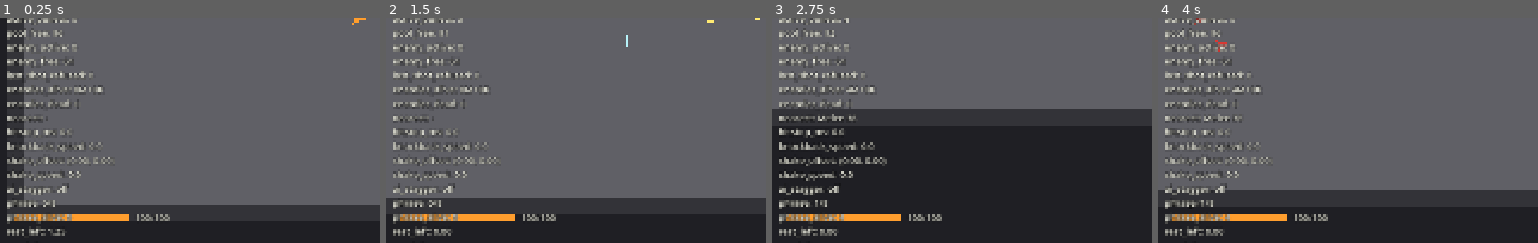
Above: before the commit, frames 1-4 (left to right).
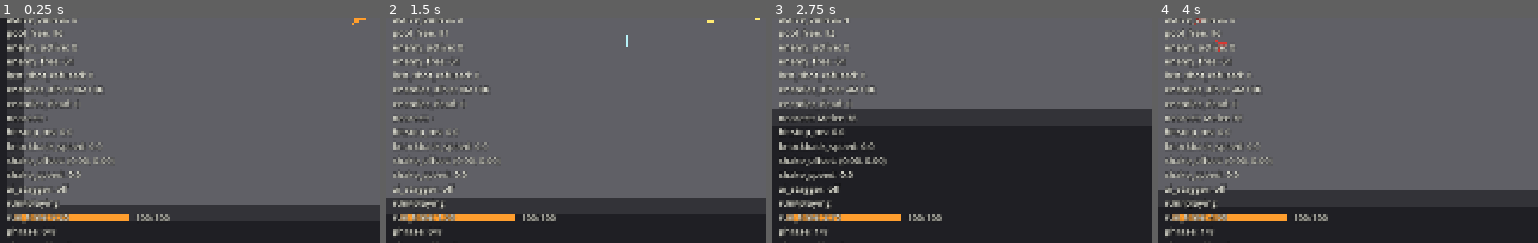
Above: after the commit, the same moments.

Repository: ZhiH2333/WPG
Game: Godot game, scene res://sandbox/combat_sandbox.tscn
The game is run twice, just before and just after one commit, with the same random seed, the same clock (stepped at 60 frames per second) and the same inputs.
Inputs (mouse positions are % of the whole screen's width and height, from its top left):
- Up to frame 1 (0.25 s): no input
- Up to frame 2 (1.5 s): move the mouse to (76, 45) at 0.52 s; press the mouse at (76, 45) at 0.53 s; hold D (move_right) 0.53-1.28 s; move the mouse to (32, 55) at 1.27 s; release the mouse at (32, 55) at 1.28 s; hold S (move_down) from 1.28 s (still down); click (32, 55) at 1.35 s
- Up to frame 3 (2.75 s): move the mouse to (63, 28) at 2.02 s; release S (move_down) at 2.03 s; press the mouse at (63, 28) at 2.03 s; hold D (move_right) from 2.03 s (still down); tap 1 (weapon_pistol) at 2.1 s
- Up to frame 4 (4 s): move the mouse to (47, 70) at 2.77 s; release D (move_right) at 2.78 s; release the mouse at (47, 70) at 2.78 s; hold W (move_up) 2.78-3.53 s; tap 3 (weapon_rifle) at 2.85 s; click (47, 70) at 3.05 s; move the mouse to (84, 65) at 3.52 s; press the mouse at (84, 65) at 3.53 s; hold A (move_left) from 3.53 s (still down); tap 2 (weapon_shotgun) at 3.6 s
The pictures show only the part of the screen within x 0-50%, y 50-100%; the shares and areas given below are measured in that part.

The runs differ from the first frame. In frame 1, 1.0% of the frame differs, in the area x 1-19%, y 80-100%; in frame 2, 1.1%; in frame 3, 1.1%; in frame 4, 1.1%.

Commit message:
:building_construction: change sandbox arch and add "phrases_done" status

Diff:
--- /dev/null
+++ b/arena/run_session.gd
@@ -0,0 +1,52 @@
+extends Node
+class_name RunSession
+
+## 本局状态：只观察玩家是否死亡、句读是否打完。禁止镜像 HP，禁止暂停场景树。
+enum Outcome { PLAYING, DEAD, CLEARED }
+
+var _player: Player
+var _encounter: EncounterPhrases
+var _outcome: Outcome = Outcome.PLAYING
+var _elapsed_sec: float = 0.0
+
+func bind_player(player: Player) -> void:
+	_player = player
+
+func bind_encounter(encounter: EncounterPhrases) -> void:
+	_encounter = encounter
+
+func restart() -> void:
+	_outcome = Outcome.PLAYING
+	_elapsed_sec = 0.0
+
+func tick(delta: float) -> void:
+	if _outcome != Outcome.PLAYING:
+		return
+	_elapsed_sec += delta
+	if _player != null and _player.is_defeated():
+		_outcome = Outcome.DEAD
+		return
+	if _encounter != null and _encounter.is_done():
+		_outcome = Outcome.CLEARED
+
+func get_outcome() -> Outcome:
+	return _outcome
+
+func is_playing() -> bool:
+	return _outcome == Outcome.PLAYING
+
+func is_player_dead() -> bool:
+	return _outcome == Outcome.DEAD
+
+func is_cleared() -> bool:
+	return _outcome == Outcome.CLEARED
+
+func get_elapsed_sec() -> float:
+	return _elapsed_sec
+
+func get_outcome_label() -> String:
+	if _outcome == Outcome.DEAD:
+		return "dead"
+	if _outcome == Outcome.CLEARED:
+		return "cleared"
+	return "playing"
--- a/debug/debug_overlay.gd
+++ b/debug/debug_overlay.gd
@@ -13,6 +13,7 @@
 var _enemy_pool: ProjectilePool
 var _enemies: Array[EnemyBase] = []
 var _encounter: EncounterPhrases
+var _run_session: RunSession
 var _fps_slot_min: PackedFloat32Array = PackedFloat32Array()
 var _fps_slot_sum: PackedFloat32Array = PackedFloat32Array()
 var _fps_slot_count: PackedInt32Array = PackedInt32Array()
@@ -54,6 +55,9 @@
 func bind_encounter(encounter: EncounterPhrases) -> void:
 	_encounter = encounter
 
+func bind_run_session(run_session: RunSession) -> void:
+	_run_session = run_session
+
 func get_fps_min_2s() -> float:
 	return _fps_min_2s
 
@@ -74,7 +78,7 @@
 	var fps: int = Engine.get_frames_per_second()
 	var velocity: Vector2 = _read_velocity()
 	var weapon: Weapon = _read_weapon()
-	return "weapon: %s\nmove_vector: %s\naim_vector: %s\nfire_h …(379 unchanged characters)…  %s\nshake_speed: %.1f\nai_stagger: %s\nphrase: %s\nphrase_alive: %d\nrest_left: …(65 unchanged characters)…
+	return "weapon: %s\nmove_vector: %s\naim_vector: %s\nfire_h …(379 unchanged characters)…  %s\nshake_speed: %.1f\nai_stagger: %s\nrun: %s\nrun_time: %.2f\nphrase: %s\nphrase_alive: %d\nrest_left: …(65 unchanged characters)…
 		_read_weapon_name(weapon),
 		_format_vector(_player_input.move_vector),
 		_format_vector(_player_input.aim_vector),
@@ -103,6 +107,8 @@
 		_format_vector(_read_shake_offset()),
 		_read_shake_speed(),
 		AI_STAGGER_LABEL,
+		_read_run_label(),
+		_read_run_time(),
 		_read_phrase_label(),
 		_read_phrase_alive(),
 		_read_rest_left(),
@@ -185,6 +191,16 @@
 	if _player == null:
 		return 0
 	return _player.get_player_health().get_hp()
+
+func _read_run_label() -> String:
+	if _run_session == null:
+		return "-"
+	return _run_session.get_outcome_label()
+
+func _read_run_time() -> float:
+	if _run_session == null:
+		return 0.0
+	return _run_session.get_elapsed_sec()
 
 func _read_phrase_label() -> String:
 	if _encounter == null:
--- a/sandbox/combat_sandbox.gd
+++ b/sandbox/combat_sandbox.gd
@@ -20,6 +20,7 @@
 @onready var _enemies_root: Node2D = $Enemies
 @onready var _sfx_pool: SfxPool = $SfxPool
 @onready var _encounter: EncounterPhrases = $EncounterPhrases
+@onready var _run_session: RunSession = $RunSession
 
 func _ready() -> void:
 	_apply_wall_layers()
@@ -31,7 +32,9 @@
 	Input.mouse_mode = Input.MOUSE_MODE_VISIBLE
 
 func _process(delta: float) -> void:
-	_encounter.tick(delta)
+	if _run_session.is_playing():
+		_encounter.tick(delta)
+	_run_session.tick(delta)
 
 func _unhandled_input(event: InputEvent) -> void:
 	if not event.is_action_pressed("sandbox_reset"):
@@ -63,6 +66,10 @@
 	_hud.bind_player(_player)
 	_hud.bind_weapon_host(_player.get_weapon_host())
 	_hud.bind_encounter(_encounter)
+	_run_session.bind_player(_player)
+	_run_session.bind_encounter(_encounter)
+	_run_session.restart()
+	_debug_overlay.bind_run_session(_run_session)
 
 func _collect_enemies() -> Array[EnemyBase]:
 	var enemies: Array[EnemyBase] = []
@@ -91,6 +98,7 @@
 	_player.reset_for_sandbox()
 	_hold_all_in_reserve()
 	_encounter.restart()
+	_run_session.restart()
 
 func _bind_window_cursor() -> void:
 	var window: Window = get_window()
--- a/sandbox/combat_sandbox.tscn
+++ b/sandbox/combat_sandbox.tscn
@@ -11,6 +11,7 @@
 [ext_resource type="Script" path="res://combat/sfx_pool.gd" id="9_sfx"]
 [ext_resource type="Script" path="res://arena/encounter_phrases.gd" id="10_encounter"]
 [ext_resource type="PackedScene" path="res://ui/hud.tscn" id="11_hud"]
+[ext_resource type="Script" path="res://arena/run_session.gd" id="12_run"]
 
 [sub_resource type="RectangleShape2D" id="RectangleShape2D_hwall"]
 size = Vector2(1680, 40)
@@ -179,6 +180,9 @@
 [node name="EncounterPhrases" type="Node" parent="."]
 script = ExtResource("10_encounter")
 
+[node name="RunSession" type="Node" parent="."]
+script = ExtResource("12_run")
+
 [node name="Player" parent="." instance=ExtResource("2_player")]
 
 [node name="PlayerCamera" parent="." instance=ExtResource("4_camera")]
Not shown, added: arena/run_session.gd.uid
Not shown: 1 places in sandbox/combat_sandbox.tscn that only renumber resources
Not shown, changed: README.md
Not shown, changed: arena/.gitkeep
